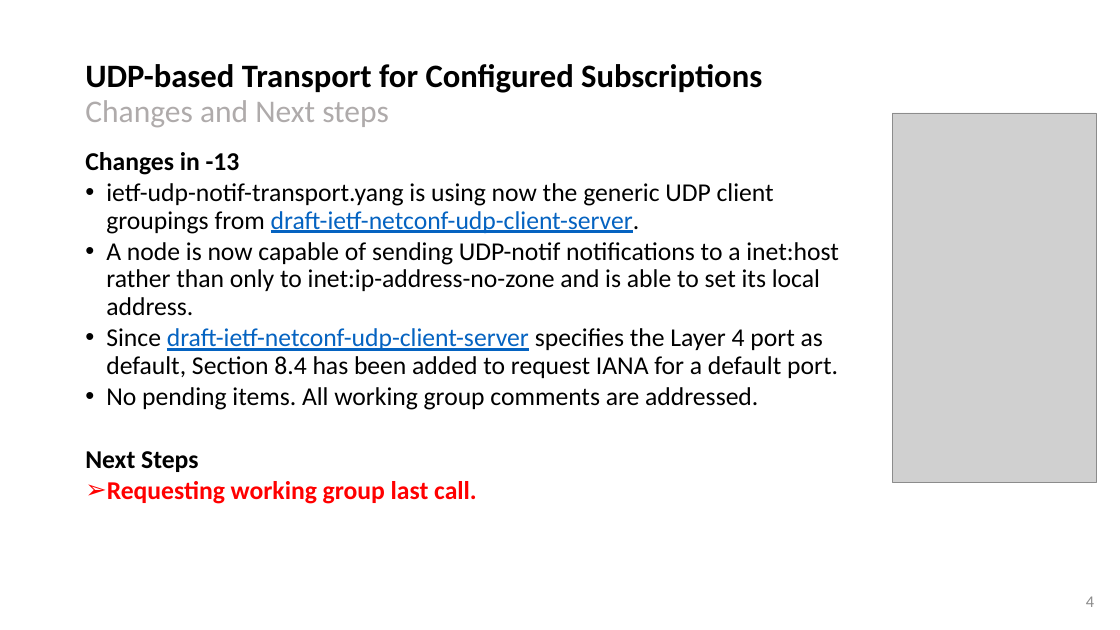
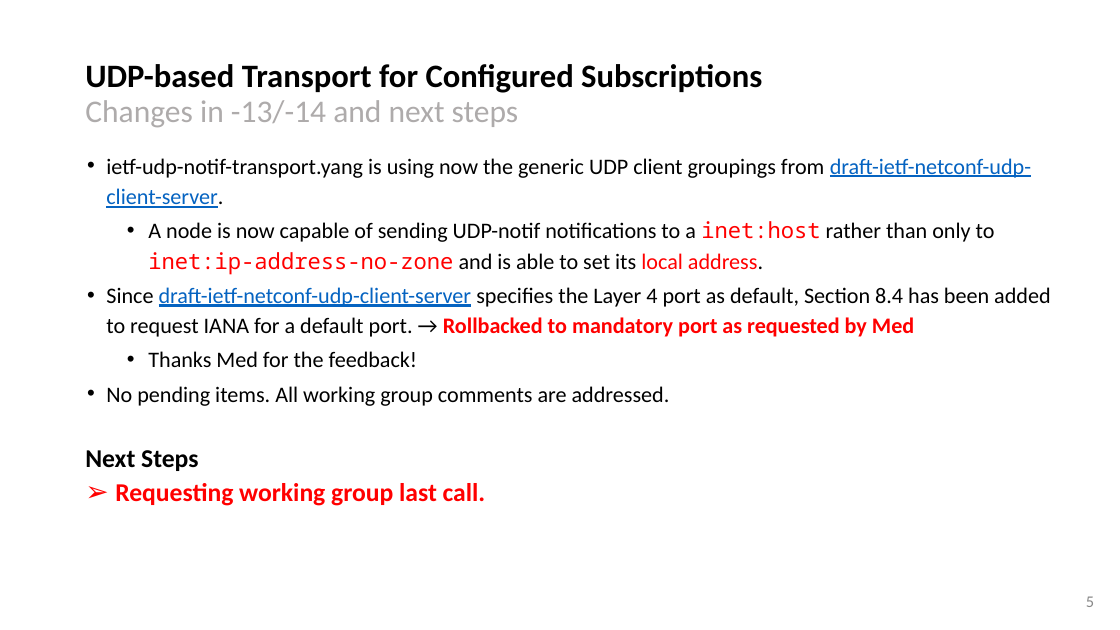
Before and after one commit to network-analytics/ietf-network-analytics-document-status, a slide deck: slide 5 of 120/NETCONF/draft-ietf-netconf-udp-notif-distributed-notif-udp-client-server-grouping.pptx (slide 4 before the commit). Drawn at 1120x630 pixels with LibreOffice and Linux fonts; fonts in the diff are those of the drawing; grey boxes stand for pictures. Boxes give left, top, right and bottom in pixels: in the first picture for what was removed or moved away, otherwise in the second. Text is boxed around its words. In the diff, an @@ line names an element or a change of style, - is before the commit and + after.

```diff
--- a/120/NETCONF/draft-ietf-netconf-udp-notif-distributed-notif-udp-client-server-grouping.pptx
+++ b/120/NETCONF/draft-ietf-netconf-udp-notif-distributed-notif-udp-client-server-grouping.pptx
@@ title at (x1=85, y1=64, x2=762, y2=127): text changed @@
-UDP-based Transport for Configured Subscriptions
-Changes and Next steps
+UDP-based Transport for Configured Subscriptions
+Changes in -13/-14 and next steps
@@ picture removed at (x1=892, y1=113, x2=1096, y2=483) @@
@@ text at (x1=85, y1=152, x2=240, y2=175): paragraph removed @@
-Changes in -13
@@ text at (x1=85, y1=158, x2=1031, y2=471): size 22 to 19 pt in "ietf-udp-notif-transport.yang is using now the generic UDP ...", "A node is now capable of sending ...", "No pending items. All working group comments ..."; font Calibri to Noto Sans Mono in "inet:host inet:ip-address-no-zone"; text colour #000000 to #FF0000 in "inet:host inet:ip-address-no-zone local address."; indent changed; line spacing 0.9 to 1.15; list level 1 to 2 in "A node is now capable ..."; less space between paragraphs @@
@@ text at (x1=106, y1=287, x2=1050, y2=367): text changed; size 22 to 19 pt @@
-• Since draft-ietf-netconf-udp-client-server specifies the Layer 4 port as default, Section 8.4 has been added to request IANA for a default port.
+• Since draft-ietf-netconf-udp-client-server specifies the Layer 4 port as default, Section 8.4 has been added to request IANA for a default port. → Rollbacked to mandatory port as requested by Med
+  • Thanks Med for the feedback!
@@ text at (x1=115, y1=483, x2=486, y2=506): text changed @@
-➢ Requesting working group last call.
+➢ Requesting working group last call.
@@ page number at (x1=1086, y1=596, x2=1094, y2=607): text changed; text colour #8C8C8C to #888888 @@
-4
+5
```
Also in this commit, not shown: 5 other slides changed, 3 slides added, 1 other file.
